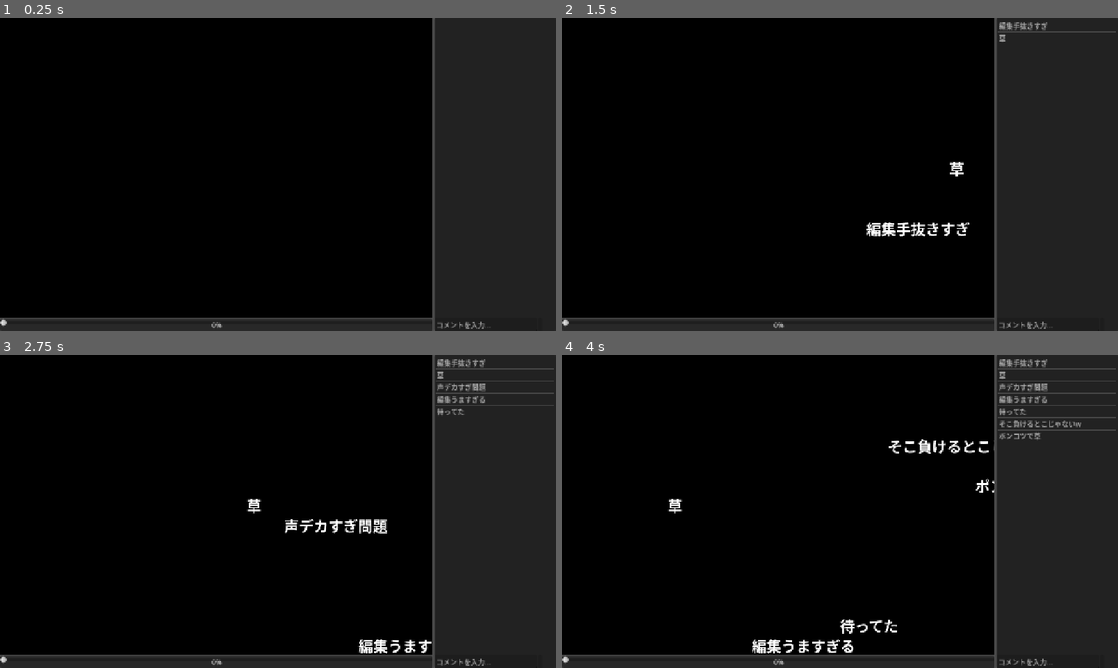
Above: before the commit, frames 1-4 (two rows, left to right).
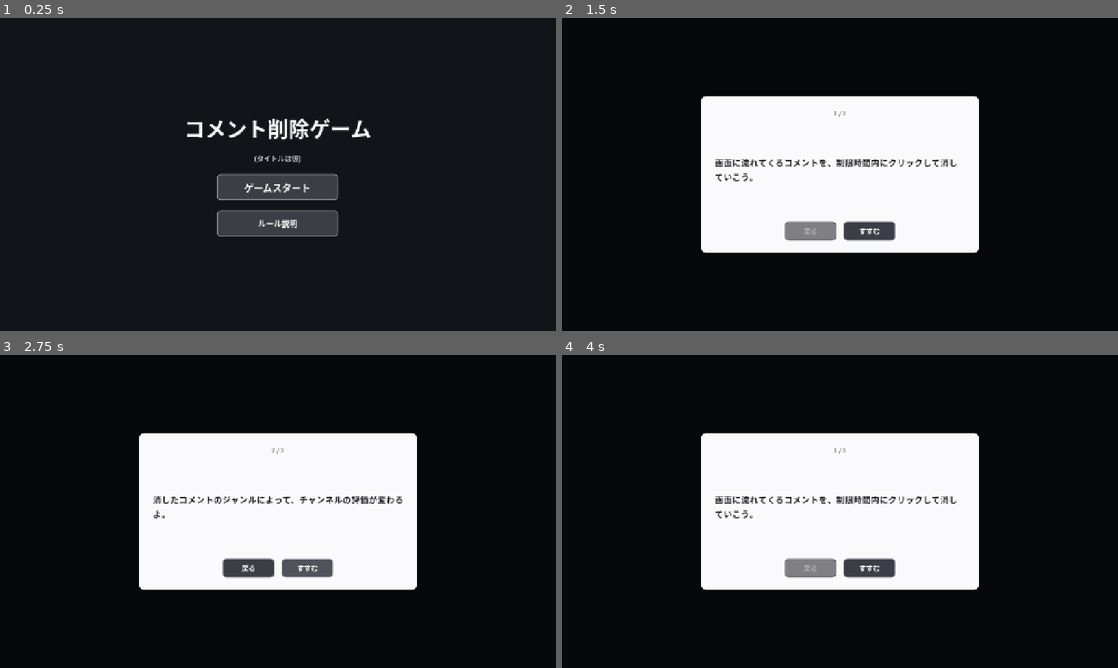
Above: after the commit, the same moments.

Repository: Nijuju1180/Hackathon_teamA
Game: Godot game, scene res://scenes/title.tscn
The game is run twice, just before and just after one commit, with the same random seed, the same clock (stepped at 60 frames per second) and the same inputs. Before the commit the project starts from res://scenes/ui/HUD.tscn. Video files are missing from this copy of the repository; at most half a second of black plays in their place.
Inputs (mouse positions are in pixels of both pictures, inside the frame that each line leads up to):
- Up to frame 1 (0.25 s): no input
- Up to frame 2 (1.5 s): click (1101, 324) at 0.52 s; click (840, 224) at 1.25 s, where only the run after the commit has a clickable "ルール説明"
- Up to frame 3 (2.75 s): click (305, 567) at 2 s, where only the run after the commit has a clickable "すすむ"
- Up to frame 4 (4 s): click (812, 567) at 2.75 s, where only the run after the commit has a clickable "戻る"; click (840, 524) at 3.5 s, where only the run after the commit has a clickable "ゲームスタート"

The runs differ from the first frame. In frame 1, 76% of the frame differs, in the area x 0-89%, y 0-100%; in frame 2, 49%; in frame 3, 49%; in frame 4, 50%.

Commit message:
タイトル画面とルール説明を追加し、起動シーンに設定

Diff:
--- a/project.godot
+++ b/project.godot
@@ -11,7 +11,7 @@
 [application]
 
 config/name="teamA"
-run/main_scene="res://scenes/ui/HUD.tscn"
+run/main_scene="res://scenes/title.tscn"
 config/features=PackedStringArray("4.7", "Mobile")
 config/icon="res://icon.svg"
 
--- /dev/null
+++ b/scenes/rules_popup.tscn
@@ -0,0 +1,89 @@
+[gd_scene format=3]
+
+[ext_resource type="Theme" path="res://theme/ui_theme.tres" id="1_theme"]
+[ext_resource type="Script" path="res://scripts/rules_popup.gd" id="2_script"]
+
+[sub_resource type="StyleBoxFlat" id="StyleBoxFlat_panel"]
+bg_color = Color(0.98, 0.98, 0.99, 1)
+corner_radius_top_left = 12
+corner_radius_top_right = 12
+corner_radius_bottom_left = 12
+corner_radius_bottom_right = 12
+
+[node name="RulesPopup" type="Control"]
+theme = ExtResource("1_theme")
+anchors_preset = 15
+anchor_right = 1.0
+anchor_bottom = 1.0
+grow_horizontal = 2
+grow_vertical = 2
+mouse_filter = 0
+script = ExtResource("2_script")
+
+[node name="Dim" type="ColorRect" parent="."]
+layout_mode = 1
+anchors_preset = 15
+anchor_right = 1.0
+anchor_bottom = 1.0
+grow_horizontal = 2
+grow_vertical = 2
+mouse_filter = 0
+color = Color(0, 0, 0, 0.6)
+
+[node name="PanelCenter" type="CenterContainer" parent="."]
+layout_mode = 1
+anchors_preset = 15
+anchor_right = 1.0
+anchor_bottom = 1.0
+grow_horizontal = 2
+grow_vertical = 2
+mouse_filter = 2
+
+[node name="Panel" type="PanelContainer" parent="PanelCenter"]
+layout_mode = 2
+custom_minimum_size = Vector2(640, 360)
+theme_override_styles/panel = SubResource("StyleBoxFlat_panel")
+
+[node name="Margin" type="MarginContainer" parent="PanelCenter/Panel"]
+layout_mode = 2
+theme_override_constants/margin_left = 32
+theme_override_constants/margin_top = 28
+theme_override_constants/margin_right = 32
+theme_override_constants/margin_bottom = 28
+
+[node name="VBox" type="VBoxContainer" parent="PanelCenter/Panel/Margin"]
+layout_mode = 2
+theme_override_constants/separation = 20
+
+[node name="PageIndicator" type="Label" parent="PanelCenter/Panel/Margin/VBox"]
+layout_mode = 2
+theme_override_font_sizes/font_size = 14
+theme_override_colors/font_color = Color(0.5, 0.5, 0.52, 1)
+horizontal_alignment = 1
+text = "1 / 3"
+
+[node name="PageText" type="Label" parent="PanelCenter/Panel/Margin/VBox"]
+layout_mode = 2
+size_flags_vertical = 3
+theme_override_font_sizes/font_size = 20
+theme_override_colors/font_color = Color(0.12, 0.12, 0.13, 1)
+autowrap_mode = 1
+vertical_alignment = 1
+text = "説明文"
+
+[node name="ButtonRow" type="HBoxContainer" parent="PanelCenter/Panel/Margin/VBox"]
+layout_mode = 2
+theme_override_constants/separation = 16
+alignment = 1
+
+[node name="BackButton" type="Button" parent="PanelCenter/Panel/Margin/VBox/ButtonRow"]
+layout_mode = 2
+custom_minimum_size = Vector2(120, 44)
+theme_override_font_sizes/font_size = 16
+text = "戻る"
+
+[node name="NextButton" type="Button" parent="PanelCenter/Panel/Margin/VBox/ButtonRow"]
+layout_mode = 2
+custom_minimum_size = Vector2(120, 44)
+theme_override_font_sizes/font_size = 16
+text = "すすむ"
--- /dev/null
+++ b/scenes/title.tscn
@@ -0,0 +1,66 @@
+[gd_scene format=3 uid="uid://c5ls4onuj6v3s"]
+
+[ext_resource type="Theme" uid="uid://bhqbrei3lo5u3" path="res://theme/ui_theme.tres" id="1_theme"]
+[ext_resource type="Script" uid="uid://v1wovwk4k5j8" path="res://scripts/title_screen.gd" id="2_script"]
+
+[node name="TitleScreen" type="Control" unique_id=1477008901]
+layout_mode = 3
+anchors_preset = 15
+anchor_right = 1.0
+anchor_bottom = 1.0
+grow_horizontal = 2
+grow_vertical = 2
+theme = ExtResource("1_theme")
+script = ExtResource("2_script")
+
+[node name="Background" type="ColorRect" parent="." unique_id=469831003]
+layout_mode = 1
+anchors_preset = 15
+anchor_right = 1.0
+anchor_bottom = 1.0
+grow_horizontal = 2
+grow_vertical = 2
+mouse_filter = 2
+color = Color(0.07, 0.08, 0.1, 1)
+
+[node name="CenterContainer" type="CenterContainer" parent="." unique_id=1487773945]
+layout_mode = 1
+anchors_preset = 15
+anchor_right = 1.0
+anchor_bottom = 1.0
+grow_horizontal = 2
+grow_vertical = 2
+mouse_filter = 2
+
+[node name="VBox" type="VBoxContainer" parent="CenterContainer" unique_id=1678229072]
+layout_mode = 2
+theme_override_constants/separation = 24
+alignment = 1
+
+[node name="TitleLabel" type="Label" parent="CenterContainer/VBox" unique_id=1851261165]
+layout_mode = 2
+theme_override_colors/font_color = Color(1, 1, 1, 1)
+theme_override_font_sizes/font_size = 48
+text = "コメント削除ゲーム"
+horizontal_alignment = 1
+
+[node name="Subtitle" type="Label" parent="CenterContainer/VBox" unique_id=1946485349]
+layout_mode = 2
+theme_override_colors/font_color = Color(0.75, 0.75, 0.77, 1)
+theme_override_font_sizes/font_size = 16
+text = "(タイトルは仮)"
+horizontal_alignment = 1
+
+[node name="StartButton" type="Button" parent="CenterContainer/VBox" unique_id=1644683999]
+custom_minimum_size = Vector2(280, 60)
+layout_mode = 2
+size_flags_horizontal = 4
+theme_override_font_sizes/font_size = 22
+text = "ゲームスタート"
+
+[node name="RulesButton" type="Button" parent="CenterContainer/VBox" unique_id=1420766072]
+custom_minimum_size = Vector2(280, 60)
+layout_mode = 2
+size_flags_horizontal = 4
+theme_override_font_sizes/font_size = 18
+text = "ルール説明"
--- /dev/null
+++ b/scripts/rules_popup.gd
@@ -0,0 +1,47 @@
+extends Control
+## ルール説明ポップアップ。戻る/すすむでページ送りし、最終ページの「すすむ」は「とじる」になる。
+## ページ数は pages 配列の要素数で決まる(後から増減しても自動対応)。
+
+signal closed
+
+@export var pages: Array[String] = [
+	"画面に流れてくるコメントを、制限時間内にクリックして消していこう。",
+	"消したコメントのジャンルによって、チャンネルの評価が変わるよ。",
+	"時間切れになったら結果発表。どんなチャンネルになったか見てみよう。",
+]
+
+@onready var _page_indicator: Label = $PanelCenter/Panel/Margin/VBox/PageIndicator
+@onready var _page_text: Label = $PanelCenter/Panel/Margin/VBox/PageText
+@onready var _back_button: Button = $PanelCenter/Panel/Margin/VBox/ButtonRow/BackButton
+@onready var _next_button: Button = $PanelCenter/Panel/Margin/VBox/ButtonRow/NextButton
+
+var _page_index: int = 0
+
+
+func _ready() -> void:
+	_back_button.pressed.connect(_on_back_pressed)
+	_next_button.pressed.connect(_on_next_pressed)
+	_update_page()
+
+
+func _on_back_pressed() -> void:
+	if _page_index <= 0:
+		return
+	_page_index -= 1
+	_update_page()
+
+
+func _on_next_pressed() -> void:
+	if _page_index >= pages.size() - 1:
+		closed.emit()
+		queue_free()
+		return
+	_page_index += 1
+	_update_page()
+
+
+func _update_page() -> void:
+	_page_text.text = pages[_page_index]
+	_page_indicator.text = "%d / %d" % [_page_index + 1, pages.size()]
+	_back_button.disabled = _page_index == 0
+	_next_button.text = "とじる" if _page_index == pages.size() - 1 else "すすむ"
--- /dev/null
+++ b/scripts/title_screen.gd
@@ -0,0 +1,25 @@
+extends Control
+
+const RulesPopupScene := preload("res://scenes/rules_popup.tscn")
+
+@onready var _start_button: Button = $CenterContainer/VBox/StartButton
+@onready var _rules_button: Button = $CenterContainer/VBox/RulesButton
+
+var _rules_popup: Control = null
+
+
+func _ready() -> void:
+	_start_button.pressed.connect(_on_start_pressed)
+	_rules_button.pressed.connect(_on_rules_pressed)
+
+
+func _on_start_pressed() -> void:
+	get_tree().change_scene_to_file("res://scenes/ui/HUD.tscn")
+
+
+func _on_rules_pressed() -> void:
+	if is_instance_valid(_rules_popup):
+		return
+	_rules_popup = RulesPopupScene.instantiate()
+	add_child(_rules_popup)
+	_rules_popup.closed.connect(func() -> void: _rules_popup = null)
--- /dev/null
+++ b/theme/ui_theme.tres
@@ -0,0 +1,77 @@
+[gd_resource type="Theme" format=3 uid="uid://bhqbrei3lo5u3"]
+
+[sub_resource type="StyleBoxFlat" id="StyleBoxFlat_btn_disabled"]
+bg_color = Color(0.18, 0.18, 0.2, 0.6)
+border_width_left = 2
+border_width_top = 2
+border_width_right = 2
+border_width_bottom = 2
+border_color = Color(0.4, 0.4, 0.44, 0.6)
+corner_radius_top_left = 8
+corner_radius_top_right = 8
+corner_radius_bottom_right = 8
+corner_radius_bottom_left = 8
+
+[sub_resource type="StyleBoxFlat" id="StyleBoxFlat_btn_focus"]
+bg_color = Color(0, 0, 0, 0)
+border_width_left = 2
+border_width_top = 2
+border_width_right = 2
+border_width_bottom = 2
+border_color = Color(1, 0.24, 0.32, 1)
+corner_radius_top_left = 8
+corner_radius_top_right = 8
+corner_radius_bottom_right = 8
+corner_radius_bottom_left = 8
+
+[sub_resource type="StyleBoxFlat" id="StyleBoxFlat_btn_hover"]
+bg_color = Color(0.32, 0.32, 0.36, 1)
+border_width_left = 2
+border_width_top = 2
+border_width_right = 2
+border_width_bottom = 2
+border_color = Color(0.75, 0.75, 0.8, 1)
+corner_radius_top_left = 8
+corner_radius_top_right = 8
+corner_radius_bottom_right = 8
+corner_radius_bottom_left = 8
+
+[sub_resource type="StyleBoxFlat" id="StyleBoxFlat_btn_normal"]
+bg_color = Color(0.24, 0.24, 0.27, 1)
+border_width_left = 2
+border_width_top = 2
+border_width_right = 2
+border_width_bottom = 2
+border_color = Color(0.55, 0.55, 0.6, 1)
+corner_radius_top_left = 8
+corner_radius_top_right = 8
+corner_radius_bottom_right = 8
+corner_radius_bottom_left = 8
+
+[sub_resource type="StyleBoxFlat" id="StyleBoxFlat_btn_pressed"]
+bg_color = Color(0.16, 0.16, 0.18, 1)
+border_width_left = 2
+border_width_top = 2
+border_width_right = 2
+border_width_bottom = 2
+border_color = Color(0.9, 0.24, 0.32, 1)
+corner_radius_top_left = 8
+corner_radius_top_right = 8
+corner_radius_bottom_right = 8
+corner_radius_bottom_left = 8
+
+[sub_resource type="SystemFont" id="SystemFont_ui"]
+font_names = PackedStringArray("Yu Gothic UI", "Meiryo", "MS Gothic", "Noto Sans CJK JP", "Hiragino Sans", "sans-serif")
+font_weight = 600
+
+[resource]
+default_font = SubResource("SystemFont_ui")
+Button/colors/font_color = Color(1, 1, 1, 1)
+Button/colors/font_disabled_color = Color(1, 1, 1, 0.4)
+Button/colors/font_hover_color = Color(1, 1, 1, 1)
+Button/colors/font_pressed_color = Color(1, 1, 1, 1)
+Button/styles/disabled = SubResource("StyleBoxFlat_btn_disabled")
+Button/styles/focus = SubResource("StyleBoxFlat_btn_focus")
+Button/styles/hover = SubResource("StyleBoxFlat_btn_hover")
+Button/styles/normal = SubResource("StyleBoxFlat_btn_normal")
+Button/styles/pressed = SubResource("StyleBoxFlat_btn_pressed")
Not shown, added: scripts/rules_popup.gd.uid
Not shown, added: scripts/title_screen.gd.uid
